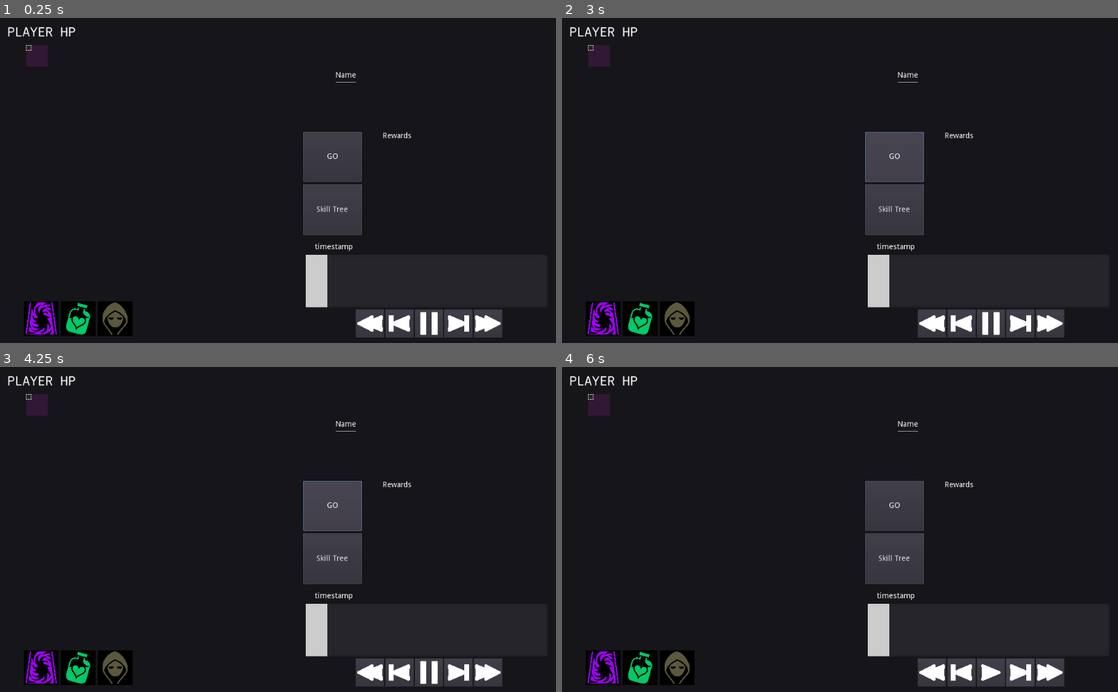
Above: before the commit, frames 1-4 (two rows, left to right).
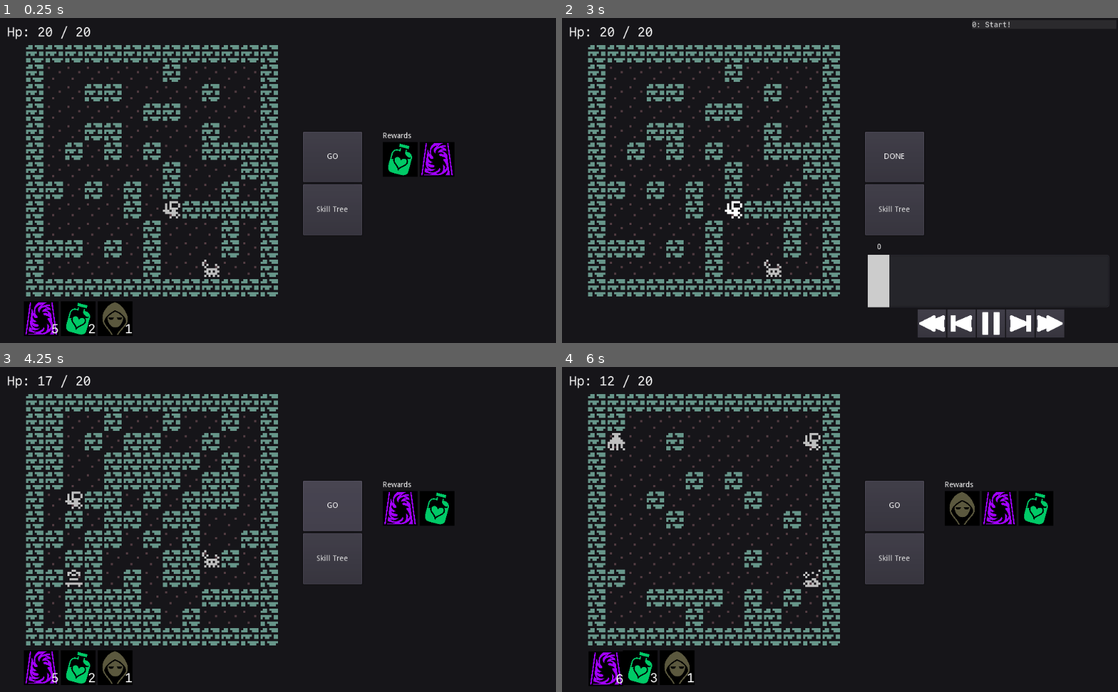
Above: after the commit, the same moments.

Repository: redxaxder/7DRL2024
Game: Godot game, scene res://main.tscn
Two runs of this game, one before a commit and one after it. Both use one fixed random seed, a clock stepped at 60 frames per second and the inputs below.
Inputs (mouse positions are in pixels of both pictures, inside the frame that each line leads up to):
- Up to frame 1 (0.25 s): no input
- Up to frame 2 (3 s): click (934, 323) at 0.52 s; click (934, 323) at 1.27 s; click (990, 323) at 2.02 s; click "GO" at 2.75 s
- Up to frame 3 (4.25 s): click (333, 506) at 3.5 s, where only the run after the commit has a clickable "DONE"
- Up to frame 4 (6 s): click "GO" at 4.25 s; click (895, 506) at 5 s, where only the run after the commit has a clickable "DONE"; click (1017, 672) at 5.77 s

The runs differ from the first frame. In frame 1, 14% of the frame differs, in the area x 1-91%, y 2-99%; in frame 2, 12%; in frame 3, 17%; in frame 4, 14%.
Error before the commit: Parse Error: The identifier "skill" isn't declared in the current scope. (res://ViewSkillTree.gd:155)

Commit message:
Fix merge

Diff:
--- a/ViewSkillTree.gd
+++ b/ViewSkillTree.gd
@@ -118,7 +118,7 @@
 	selected_skill = skill
 	$VBoxContainer/SkillName.text = skill.name
 	$VBoxContainer/ScrollContainer/SkillDescription.text = skill.generate_description(player_stats)
-	update_unlock_button()
+	update_unlock_button(skill)
 
 	if(button):
 		_draw()
@@ -151,8 +151,9 @@
 	return false
 
 
-func update_unlock_button():
-	$VBoxContainer/UnlockButton.visible = !unlocked_skills.has(skill.name) && is_available(skill) && num_skills_to_unlock > 0
+func update_unlock_button(skill: Skill):
+	$VBoxContainer/UnlockButton.visible = !unlocked_skills.has(skill.name) && is_available(skill)
+	#&& num_skills_to_unlock > 0
 
 
 func get_skill(i: int, j: int) -> Skill:
@@ -178,7 +179,7 @@
 
 func update_num_skills_to_unlock(progress: int):
 	num_skills_to_unlock = total_skills_to_unlock(progress) - unlocked_skills.keys().size()
-	update_unlock_button()
+	#update_unlock_button()
 
 func total_skills_to_unlock(progress: int) -> int:
 	var i = 0
